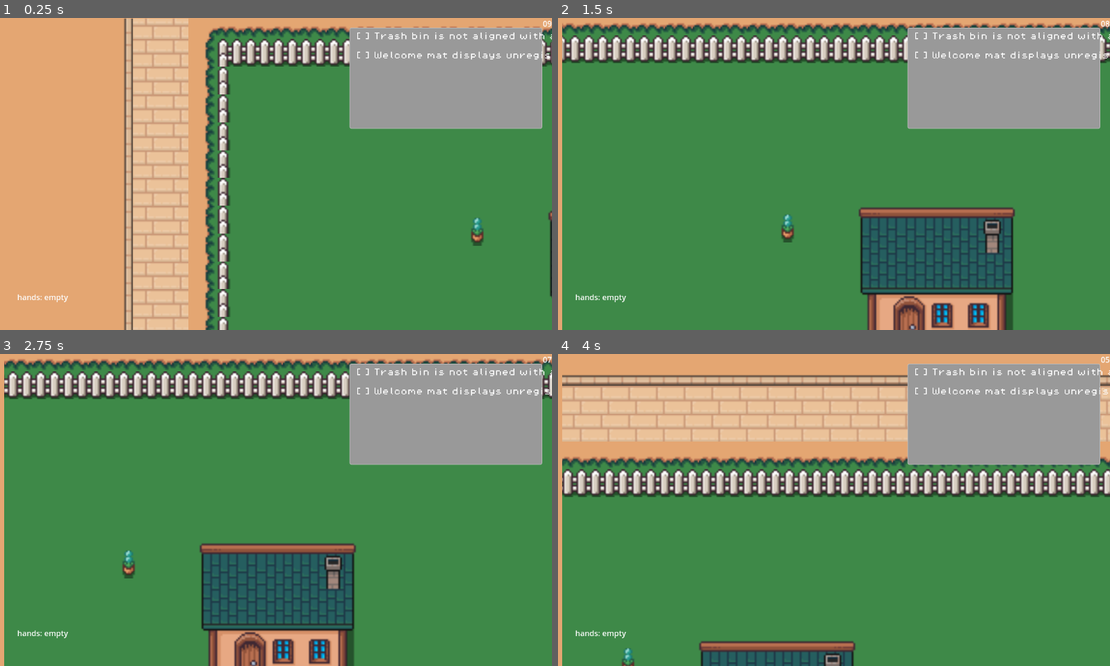
Above: before the commit, frames 1-4 (two rows, left to right).
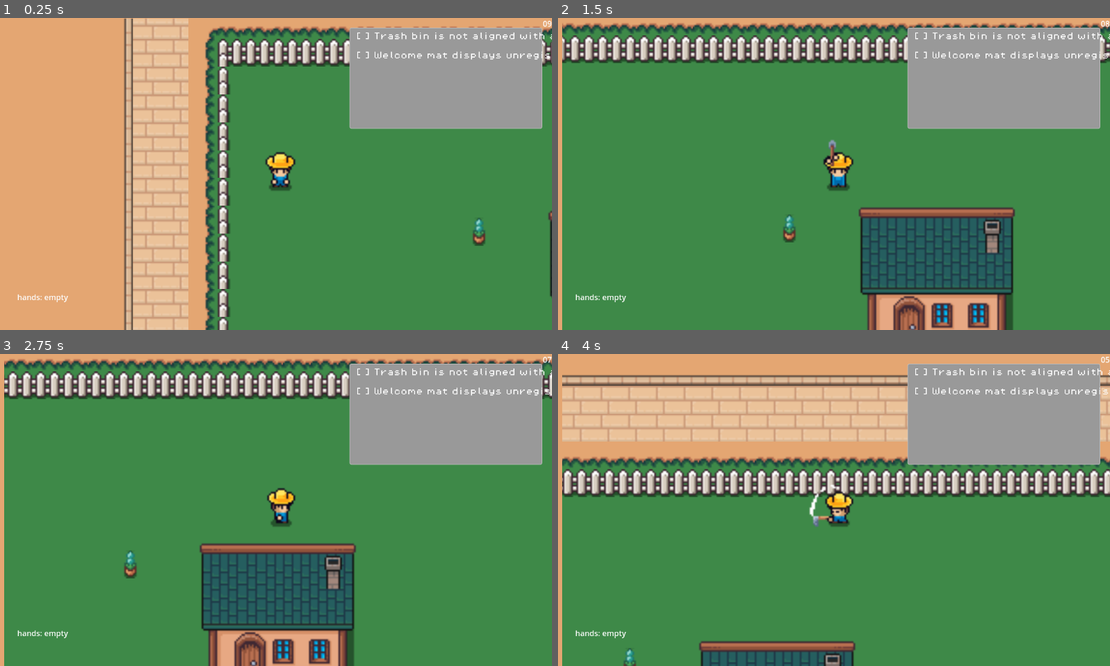
Above: after the commit, the same moments.

Repository: rae-ralston/cosmic-horror-hoa
Game: Godot game, scene res://scenes/game.tscn
Same seed, same stepped clock (60 frames per second), same inputs: the game is played once before the commit and once after it.
Inputs:
- Up to frame 1 (0.25 s): no input
- Up to frame 2 (1.5 s): tap Enter (ui_accept) at 0.5, 0.77 s; hold Right (ui_right) 0.53-1.28 s; hold E (interact) 0.53-1.28 s; hold Down (ui_down) from 1.28 s (still down); tap Space (plow) at 1.35 s
- Up to frame 3 (2.75 s): tap Enter (ui_accept) at 1.52 s; release Down (ui_down) at 2.03 s; hold Right (ui_right) from 2.03 s (still down); tap W (water) at 2.1 s
- Up to frame 4 (4 s): release Right (ui_right) at 2.78 s; hold Up (ui_up) 2.78-3.53 s; tap E (interact) at 2.85 s; tap Enter (ui_accept) at 3.02, 3.77 s; hold Left (ui_left) from 3.53 s (still down); tap Space (plow) at 3.6 s

The runs differ from the first frame. In frame 1, 0.6% of the frame differs, in the area x 47-88%, y 42-74%; in frame 2, 0.7%, in the area x 40-54%, y 38-72%; in frame 3, 0.6%; in frame 4, 0.7%.

Commit message:
clean up

Diff:
--- a/scenes/game.tscn
+++ b/scenes/game.tscn
@@ -99,7 +99,6 @@
 position = Vector2(106.38816, 97.753845)
 
 [node name="player" parent="GameView/GameViewport/World" instance=ExtResource("6_player")]
-visible = false
 
 [node name="FlowerPot" type="Node" parent="GameView/GameViewport/World"]
 
--- a/scripts/item.gd
+++ b/scripts/item.gd
@@ -1,8 +1,12 @@
 extends Area2D
 class_name Item
 
-@export var item_id: String = ""
+@export var item_id: String = "": set = set_item_id
 
+func set_item_id(value: String) -> void:
+	item_id = value
+	if is_node_ready():
+		_apply_visuals()
 
 var state: Dictionary = {}
 
--- a/scripts/items.gd
+++ b/scripts/items.gd
@@ -11,7 +11,7 @@
 		"pickupable": true,
 		"size_class": "small",
 		"icon_region": Rect2(0, 0, 16, 16),
-		"world_region": Rect2(81, 145, 16, 16),
+		"world_region": Rect2(80, 144, 16, 16),
 	},
 	"yard_flamingo": {
 		"id": "yard_flamingo",
@@ -19,7 +19,7 @@
 		"pickupable": true,
 		"size_class": "medium",
 		"icon_region": Rect2(16, 0, 16, 16),
-		"world_region": Rect2(81, 129, 16, 16)
+		"world_region": Rect2(80, 128, 16, 16)
 	},
 	"welcome_mat": {
 		"id": "welcome_mat",
@@ -27,7 +27,7 @@
 		"pickupable": true,
 		"size_class": "flat",
 		"icon_region": Rect2(32, 0, 16, 16),
-		"world_region": Rect2(81, 0, 16, 16)
+		"world_region": Rect2(80, 0, 16, 16)
 	}
 }
 
